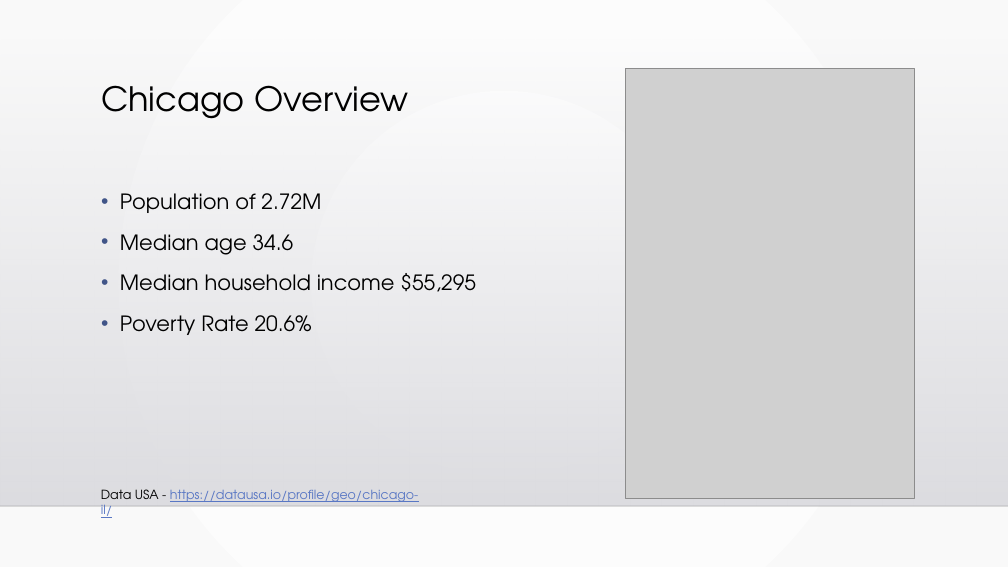
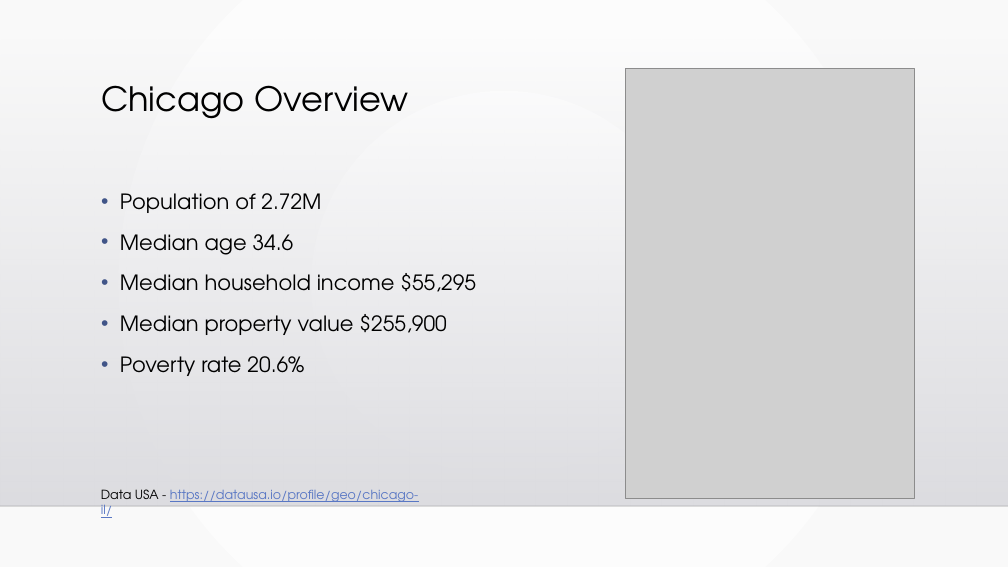
Before and after one commit to chell0011/MMA1, a slide deck: slide 4 of Chicago_Food_Deserts_v1.pptx. Drawn at 1008x567 pixels with LibreOffice and Linux fonts; fonts in the diff are those of the drawing; grey boxes stand for pictures; background and template pictures are left out. Boxes give left, top, right and bottom in pixels: in the first picture for what was removed or moved away, otherwise in the second. Text is boxed around its words. In the diff, an @@ line names an element or a change of style, - is before the commit and + after.

Commit message:
Add ppt

```diff
--- a/Chicago_Food_Deserts_v1.pptx
+++ b/Chicago_Food_Deserts_v1.pptx
@@ text at [120, 314, 446, 376]: text changed @@
-• Poverty Rate 20.6%
+• Median property value $255,900
+• Poverty rate 20.6%
```
